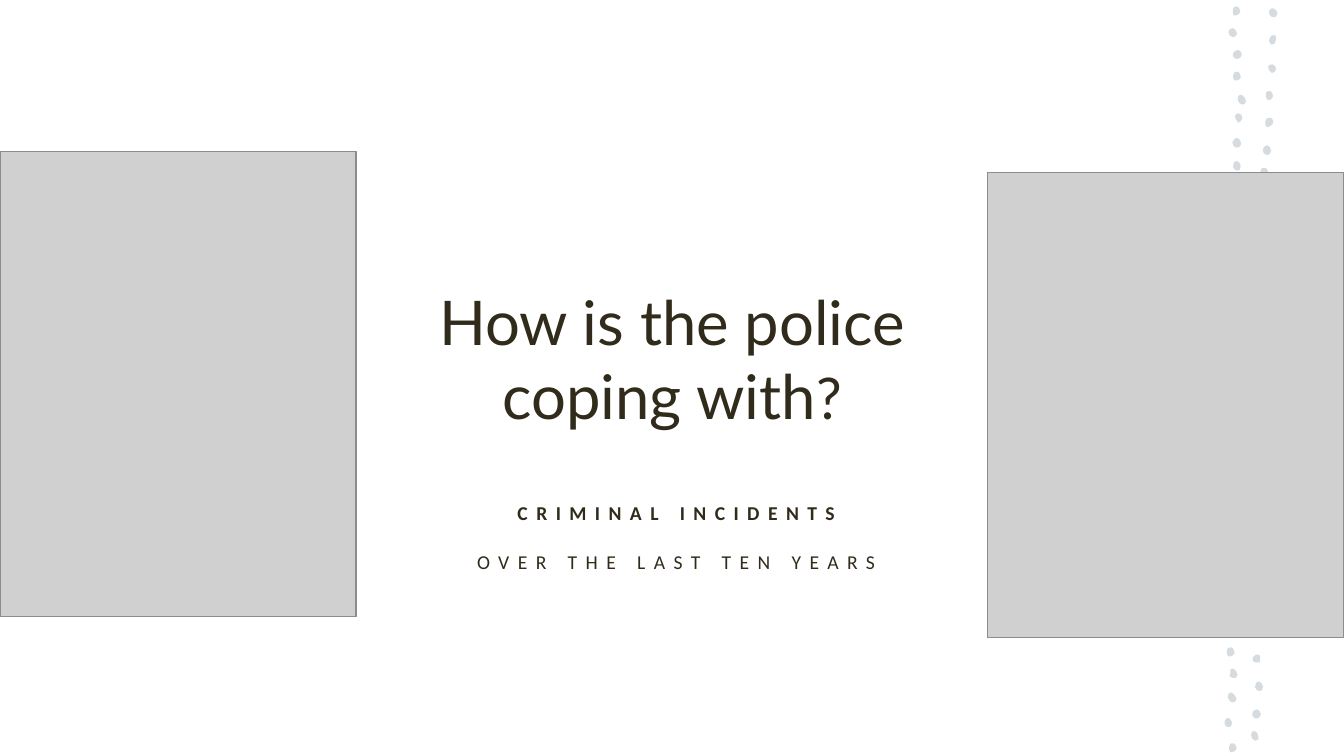
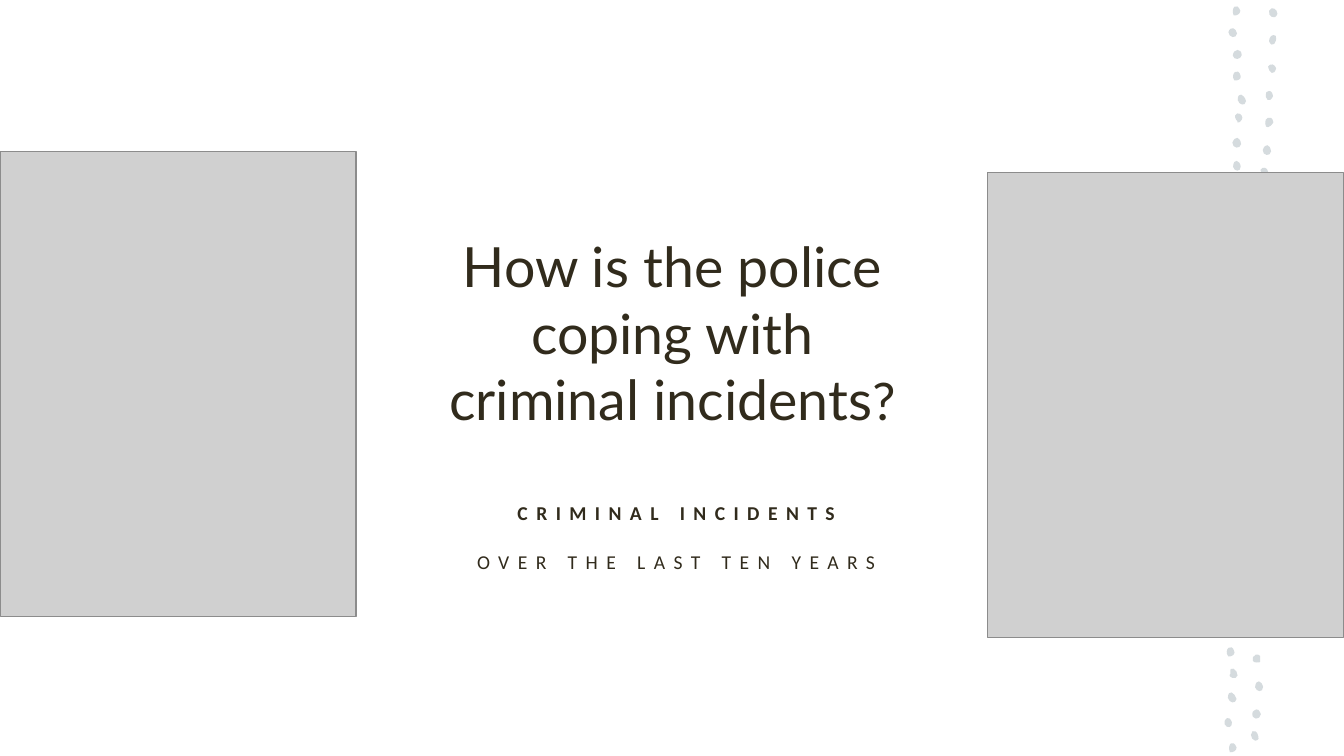
Before and after one commit to antoinetteboyle/Project-1, a slide deck: slide 2 of Crime_Victoria_PowerPoint_Presentation_temporary_Kelvin.pptx (slide 1 before the commit). Drawn at 1344x756 pixels with LibreOffice and Linux fonts; fonts in the diff are those of the drawing; grey boxes stand for pictures. Boxes give left, top, right and bottom in pixels: in the first picture for what was removed or moved away, otherwise in the second. Text is boxed around its words. In the diff, an @@ line names an element or a change of style, - is before the commit and + after.

```diff
--- a/Crime_Victoria_PowerPoint_Presentation_temporary_Kelvin.pptx
+++ b/Crime_Victoria_PowerPoint_Presentation_temporary_Kelvin.pptx
@@ title at (x1=449, y1=246, x2=882, y2=421): text changed; size 44 to 39.6 pt @@
-How is the police coping with?
+How is the police coping with criminal incidents?
```
Also in this commit, not shown: 4 other slides changed, 5 slides added, 3 slides removed, 4 other files.
